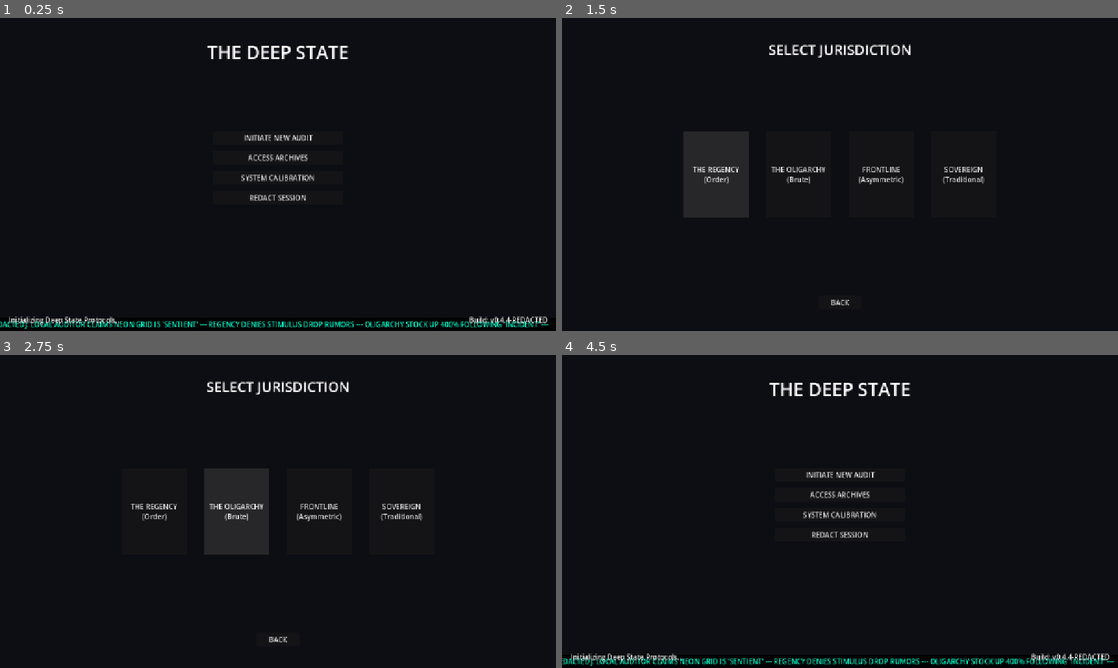
Above: before the commit, frames 1-4 (two rows, left to right).
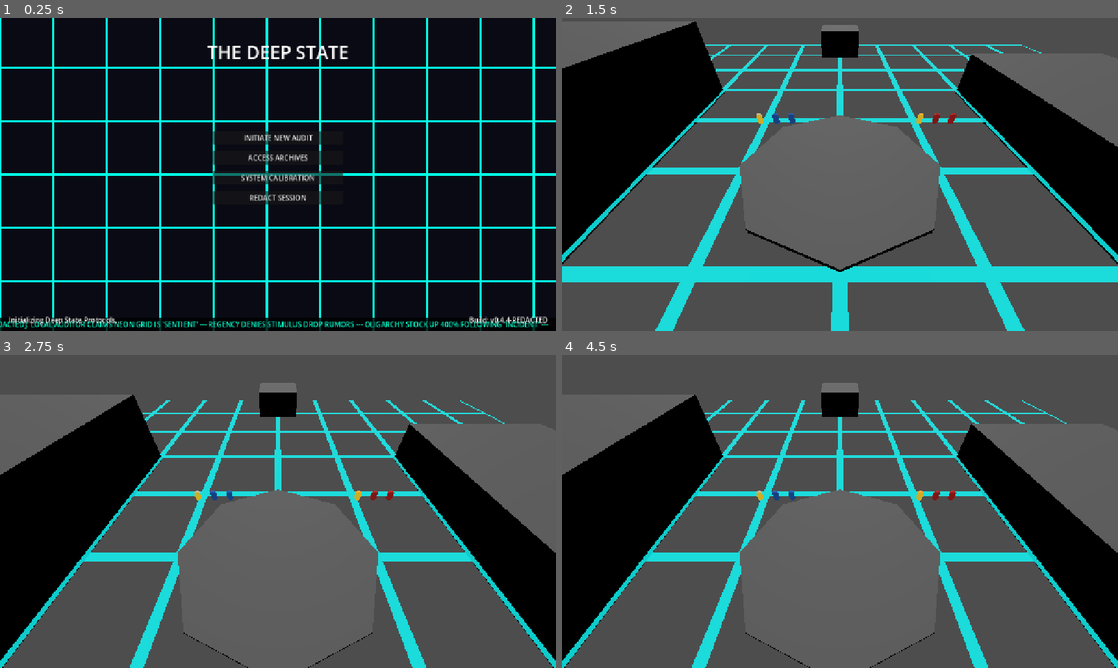
Above: after the commit, the same moments.

Repository: grantl12/rts
Game: Godot game, scene res://scenes/ui/main_menu.tscn
Same seed, same stepped clock (60 frames per second), same inputs: the game is played once before the commit and once after it.
Inputs (mouse positions are in pixels of both pictures, inside the frame that each line leads up to):
- Up to frame 1 (0.25 s): no input
- Up to frame 2 (1.5 s): click "INITIATE NEW AUDIT" at 0.5 s; click "THE REGENCY (Order)" at 1.25 s
- Up to frame 3 (2.75 s): click (239, 511) at 2 s, where only the run before the commit has a clickable "THE OLIGARCHY (Brute)"
- Up to frame 4 (4.5 s): click (878, 511) at 2.75 s, where only the run before the commit has a clickable "FRONTLINE (Asymmetric)"; click (962, 511) at 3.5 s, where only the run before the commit has a clickable "SOVEREIGN (Traditional)"; click (840, 639) at 4.25 s, where only the run before the commit has a clickable "BACK"

The runs differ from the first frame. In frame 1, 7.6% of the frame differs, in the area x 0-100%, y 0-100%; in frame 2, 80%; in frame 3, 81%; in frame 4, 81%.

Commit message:
feat: core gameplay loop — select, move, fight
Right-click movement now works (bypassed NavAgent, direct position math).
Input controller wired up with shift-select, attack orders, formation offsets.
Soul Leader system, suppression, faction visuals, and Supabase death upload all live.

Co-Authored-By: Claude Sonnet 4.6 <noreply@anthropic.com>

Diff:
--- /dev/null
+++ b/client/icon.svg
@@ -0,0 +1,7 @@
+<svg xmlns="http://www.w3.org/2000/svg" viewBox="0 0 128 128">
+  <rect width="128" height="128" fill="#0a0a12"/>
+  <rect x="16" y="16" width="96" height="96" fill="none" stroke="#00ffcc" stroke-width="2"/>
+  <text x="64" y="52" font-family="monospace" font-size="11" fill="#00ffcc" text-anchor="middle">THE</text>
+  <text x="64" y="68" font-family="monospace" font-size="11" fill="#00ffcc" text-anchor="middle">DEEP</text>
+  <text x="64" y="84" font-family="monospace" font-size="11" fill="#00ffcc" text-anchor="middle">STATE</text>
+</svg>
--- a/client/project.godot
+++ b/client/project.godot
@@ -1,11 +1,27 @@
+; Engine configuration file.
+; It's best edited using the editor UI and not directly,
+; since the parameters that go here are not all obvious.
+;
+; Format:
+;   [section] ; section goes between []
+;   param=value ; assign values to parameters
+
 config_version=5
+
+[animation]
+
+compatibility/default_parent_skeleton_in_mesh_instance_3d=true
 
 [application]
 
 config/name="THE DEEP STATE"
 run/main_scene="res://scenes/ui/main_menu.tscn"
-config/features=PackedStringArray("4.4", "Forward Plus")
+config/features=PackedStringArray("4.6", "Forward Plus")
 config/icon="res://icon.svg"
+
+[autoload]
+
+SupabaseManager="*res://scripts/managers/supabase_manager.gd"
 
 [display]
 
@@ -13,10 +29,6 @@
 window/size/viewport_height=720
 window/stretch/mode="canvas_items"
 
-[autoload]
-
-SupabaseManager="*res://scripts/managers/supabase_manager.gd"
-
 [dotnet]
 
 project/assembly_name="Red Tape & Renegades"
--- a/client/scenes/maps/the_quad.tscn
+++ b/client/scenes/maps/the_quad.tscn
@@ -24,12 +24,13 @@
 [node name="WorldEnvironment" type="WorldEnvironment" parent="."]
 
 [node name="DirectionalLight3D" type="DirectionalLight3D" parent="."]
-transform = Transform3D(1, 0, 0, 0, -0.707107, 0.707107, 0, -0.707107, -0.707107, 0, 0, 10, 0)
+transform = Transform3D(1, 0, 0, 0, -0.707107, 0.707107, 0, -0.707107, -0.707107, 0, 10, 0)
 light_energy = 0.5
 
 [node name="Ground" type="CSGBox3D" parent="."]
 use_collision = true
 size = Vector3(100, 1, 100)
+material = ExtResource("2_mat")
 
 [node name="CentralPlaza" type="CSGCylinder3D" parent="."]
 transform = Transform3D(1, 0, 0, 0, 1, 0, 0, 0, 1, 0, 1, 0)
--- a/client/scenes/units/unit_base.tscn
+++ b/client/scenes/units/unit_base.tscn
@@ -36,7 +36,7 @@
 
 [node name="StatusLabel" type="Label3D" parent="."]
 transform = Transform3D(1, 0, 0, 0, 1, 0, 0, 0, 1, 0, 2.2, 0)
-billboard = 3
+billboard = 1
 font_size = 8
 outline_size = 4
 text = ""
--- a/client/scripts/input_controller.gd
+++ b/client/scripts/input_controller.gd
@@ -9,14 +9,16 @@
 func _ready():
 	_camera = get_parent().get_node("RTSCamera/Camera3D")
 
-func _unhandled_input(event: InputEvent):
+func _input(event: InputEvent):
 	if not event is InputEventMouseButton or not event.pressed:
 		return
 	match event.button_index:
 		MOUSE_BUTTON_LEFT:
 			_handle_select(event.position, event.shift_pressed)
+			get_viewport().set_input_as_handled()
 		MOUSE_BUTTON_RIGHT:
 			_handle_order(event.position)
+			get_viewport().set_input_as_handled()
 
 func _handle_select(mouse_pos: Vector2, additive: bool):
 	var hit = _raycast(mouse_pos)
@@ -26,6 +28,7 @@
 		_select_unit(hit.collider)
 
 func _handle_order(mouse_pos: Vector2):
+	selected_units = selected_units.filter(func(u): return is_instance_valid(u))
 	if selected_units.is_empty():
 		return
 	var hit = _raycast(mouse_pos)
@@ -34,19 +37,18 @@
 
 	if hit.collider is Unit:
 		var target = hit.collider as Unit
-		# Only issue attack order against enemies
 		if target.data.faction != selected_units[0].data.faction:
 			for unit in selected_units:
 				unit.target_unit = target
 	else:
-		# Move order — spread units in a 3-wide formation
 		var dest = hit.position
 		for i in selected_units.size():
-			var col = i % 3
-			var row = i / 3
+			var col: int = i % 3
+			var row: int = i / 3
 			var offset = Vector3((col - 1) * 2.0, 0, row * 2.0)
 			selected_units[i].target_unit = null
 			selected_units[i].target_position = dest + offset
+			print("ORDER set target_position on unit ", i, ": ", dest + offset)
 
 func _select_unit(unit: Unit):
 	if unit not in selected_units:
--- a/client/scripts/managers/skirmish_manager.gd
+++ b/client/scripts/managers/skirmish_manager.gd
@@ -11,14 +11,14 @@
 
 func setup_skirmish():
 	# Spawn Regency Base (North)
-	spawn_base(Vector3(0, 0, -40), "Regency")
+	spawn_base(Vector3(0, 1, -40), "Regency")
 
 	# Spawn Oligarchy Base (South)
-	spawn_base(Vector3(0, 0, 40), "Oligarchy")
+	spawn_base(Vector3(0, 1, 40), "Oligarchy")
 
 	# Initial Squads
-	spawn_initial_squad(Vector3(-10, 0, -30), "Regency", "res://resources/units/park_ranger.tres")
-	spawn_initial_squad(Vector3(10, 0, 30), "Oligarchy", "res://resources/units/conscript.tres")
+	spawn_initial_squad(Vector3(-10, 1, -8), "Regency", "res://resources/units/park_ranger.tres")
+	spawn_initial_squad(Vector3(10, 1, -8), "Oligarchy", "res://resources/units/conscript.tres")
 
 func spawn_base(pos: Vector3, faction: String):
 	var base_scene = load("res://scenes/buildings/building_base.tscn")
@@ -26,10 +26,10 @@
 	base.building_name = faction + " HQ"
 	base.faction = faction
 	base.is_constructed = true
+	base.position = pos
 	get_tree().current_scene.add_child.call_deferred(base)
-	base.global_position = pos
 
-func spawn_initial_squad(pos: Vector3, faction: String, res_path: String):
+func spawn_initial_squad(pos: Vector3, _faction: String, res_path: String):
 	var unit_res = load(res_path)
 	for i in range(3):
 		var unit_scene = load("res://scenes/units/unit_base.tscn")
@@ -38,5 +38,5 @@
 		# Set the first unit as the Soul Leader
 		if i == 0: unit.is_soul_leader = true
 
+		unit.position = pos + Vector3(i * 2, 0, 0)
 		get_tree().current_scene.add_child.call_deferred(unit)
-		unit.global_position = pos + Vector3(i * 2, 0, 0)
--- a/client/scripts/managers/supabase_manager.gd
+++ b/client/scripts/managers/supabase_manager.gd
@@ -21,7 +21,7 @@
 	var body = JSON.stringify(hero_data)
 	http.request(url, headers, HTTPClient.METHOD_POST, body)
 
-func sync_global_conflict(theater_data: Dictionary):
+func sync_global_conflict(_theater_data: Dictionary):
 	print("SYNCHRONIZING GLOBAL CONFLICT...")
 	# Logic to update the global_conflict_stats table
 	pass
--- a/client/scripts/ui/main_menu.gd
+++ b/client/scripts/ui/main_menu.gd
@@ -1,14 +1,26 @@
 extends Control
 
 ## THE DEEP STATE: Executive Dashboard
-## The primary interface for initiating audits and accessing archives.
 
 @onready var status_label = $StatusMargin/StatusLabel
 @onready var version_label = $Footer/Version
+@onready var ticker = $TickerBackground/NewsTicker
+@onready var background = $Background
+@onready var header = $Header
+
+var _glitch_timer: float = 2.0
 
 func _ready():
 	version_label.text = "Build: v0.4.4-REDACTED"
+	_apply_grid_shader()
 	animate_boot_sequence()
+
+func _apply_grid_shader():
+	var shader = load("res://shaders/neon_grid_2d.gdshader")
+	if shader:
+		var mat = ShaderMaterial.new()
+		mat.shader = shader
+		background.material = mat
 
 func animate_boot_sequence():
 	status_label.text = "Initializing Deep State Protocols..."
@@ -17,30 +29,48 @@
 	await get_tree().create_timer(0.5).timeout
 	status_label.text = "Jurisdiction: ACTIVE"
 
-@onready var ticker = $TickerBackground/NewsTicker
-
 func _process(delta):
-	# Scrolling ticker effect
+	# Scrolling ticker
 	ticker.position.x -= 100 * delta
 	if ticker.position.x < -1500:
 		update_ticker_from_meta()
 		ticker.position.x = 1280
 
+	# Glitch effect on header
+	_glitch_timer -= delta
+	if _glitch_timer <= 0:
+		_glitch_timer = randf_range(3.0, 7.0)
+		_trigger_glitch()
+
+func _trigger_glitch():
+	var original_text = header.text
+	var glitch_chars = ["▓", "░", "█", "▒", "■"]
+
+	# Flash corrupt text
+	header.modulate = Color(0.0, 1.0, 0.8)
+	header.text = "T█E DE█P █TATE"
+	header.position.x = randf_range(-4, 4)
+	await get_tree().create_timer(0.06).timeout
+
+	header.text = "THE DEEP STATE"
+	header.position.x = randf_range(-2, 2)
+	await get_tree().create_timer(0.04).timeout
+
+	header.text = original_text
+	header.position.x = 0
+	header.modulate = Color(1, 1, 1)
+
 func update_ticker_from_meta():
-	# Placeholder for fetching latest Global Conflict headlines
 	pass
 
 func _on_new_audit_pressed():
-	print("SELECTING JURISDICTION...")
 	get_tree().change_scene_to_file("res://scenes/ui/faction_selection.tscn")
 
 func _on_access_archives_pressed():
-	print("ACCESSING ARCHIVES...")
-	# Logic for loading saves
+	pass
 
 func _on_calibration_pressed():
-	print("CALIBRATING SYSTEMS...")
-	# Settings menu
+	pass
 
 func _on_redact_session_pressed():
 	get_tree().quit()
--- a/client/scripts/units/unit.gd
+++ b/client/scripts/units/unit.gd
@@ -2,7 +2,6 @@
 class_name Unit
 
 ## THE DEEP STATE: Base Unit Node
-## Handles 3D movement, combat state, and FTL-style systems.
 
 @export var data: UnitResource
 @export var is_soul_leader: bool = false
@@ -19,7 +18,9 @@
 var current_supplies: float
 var attack_cooldown: float = 0.0
 var is_suppressed: bool = false
-var _base_modulate: Color = Color(1, 1, 1)
+
+var _body_material: StandardMaterial3D
+var _base_color: Color
 
 func _ready():
 	if data:
@@ -27,28 +28,77 @@
 		current_bureaucracy = data.max_bureaucracy
 		current_supplies = data.max_supplies
 		target_position = global_position
+		_build_visuals()
 
 		if data.unit_type == "Hero" or is_soul_leader:
 			is_soul_leader = true
 			soul_id = data.soul_id if data.soul_id != "" else str(get_instance_id())
 			apply_soul_visuals()
 
+func _build_visuals():
+	_base_color = _get_faction_color()
+
+	# Body capsule mesh — faction colored with soft emission
+	var body = MeshInstance3D.new()
+	var capsule = CapsuleMesh.new()
+	capsule.radius = 0.35
+	capsule.height = 1.4
+	_body_material = StandardMaterial3D.new()
+	_body_material.albedo_color = _base_color
+	_body_material.emission_enabled = true
+	_body_material.emission = _base_color * 0.5
+	body.mesh = capsule
+	body.material_override = _body_material
+	add_child(body)
+	body.position.y = 0.9
+
+	# Colored base ring (replaces the transparent shadow)
+	if has_node("Shadow"):
+		var ring_mat = StandardMaterial3D.new()
+		ring_mat.albedo_color = Color(_base_color.r, _base_color.g, _base_color.b, 0.7)
+		ring_mat.emission_enabled = true
+		ring_mat.emission = _base_color * 0.8
+		ring_mat.transparency = BaseMaterial3D.TRANSPARENCY_ALPHA
+		$Shadow.material = ring_mat
+
+	# Unit name label floating above
+	var name_label = Label3D.new()
+	name_label.text = data.unit_name
+	name_label.font_size = 6
+	name_label.outline_size = 3
+	name_label.billboard = BaseMaterial3D.BILLBOARD_ENABLED
+	name_label.modulate = _base_color
+	name_label.position = Vector3(0, 2.6, 0)
+	add_child(name_label)
+
+func _get_faction_color() -> Color:
+	match data.faction:
+		"Regency":  return Color(0.2, 0.5, 1.0)
+		"Oligarchy": return Color(1.0, 0.2, 0.2)
+		"Frontline": return Color(0.3, 1.0, 0.35)
+		"Sovereign": return Color(0.8, 0.3, 1.0)
+	return Color(0.6, 0.6, 0.6)
+
 func apply_soul_visuals():
-	_base_modulate = Color(1.5, 1.5, 1.5)
-	if has_node("Sprite3D"):
-		$Sprite3D.modulate = _base_modulate
+	if _body_material:
+		_body_material.emission = Color(1.0, 0.85, 0.2) * 0.8  # Gold soul glow
 
 func set_selected(value: bool):
 	is_selected = value
-	if has_node("Sprite3D"):
-		$Sprite3D.modulate = Color(0.4, 1.0, 0.6) if value else _base_modulate
+	if not _body_material:
+		return
+	if value:
+		_body_material.emission = Color(0.3, 1.0, 0.6) * 1.0
+	else:
+		_body_material.emission = _base_color * 0.5
+		if is_soul_leader:
+			apply_soul_visuals()
 
 func _physics_process(delta):
 	if attack_cooldown > 0:
 		attack_cooldown -= delta
 
-	# Suppression Recovery
-	if !is_suppressed and current_bureaucracy < data.max_bureaucracy:
+	if not is_suppressed and current_bureaucracy < data.max_bureaucracy:
 		current_bureaucracy += delta * 2.0
 
 	if target_unit and is_instance_valid(target_unit):
@@ -69,38 +119,28 @@
 func shoot():
 	if current_supplies <= 0 or is_suppressed:
 		return
-
 	attack_cooldown = 1.0 / data.attack_speed
 	current_supplies -= 1.0
-
 	target_unit.take_damage(data.damage * 0.5, "Bureaucracy")
-
 	if randf() <= data.accuracy:
 		target_unit.take_damage(data.damage, "Vitality")
 
-	print(data.unit_name + " Fired at " + target_unit.data.unit_name)
-
 func move_to_target(_delta):
-	navigation_agent.target_position = target_position
-	if navigation_agent.is_navigation_finished():
-		return
-	var next_pos = navigation_agent.get_next_path_position()
-	velocity = (next_pos - global_position).normalized() * 5.0
-	move_and_slide()
+	var dir = Vector3(target_position.x - global_position.x, 0, target_position.z - global_position.z)
+	if dir.length() > 0.1:
+		velocity = dir.normalized() * 5.0
+		move_and_slide()
 
 func take_damage(amount: float, type: String = "Vitality"):
 	var final_amount = amount
-
 	if type == "Vitality" and is_in_cover():
 		final_amount *= 0.5
-
 	if type == "Vitality":
 		current_vitality -= final_amount
 	elif type == "Bureaucracy":
 		current_bureaucracy -= final_amount
 		if current_bureaucracy < (data.max_bureaucracy * 0.3):
 			apply_suppression()
-
 	if current_vitality <= 0:
 		die()
 
@@ -108,24 +148,25 @@
 	return false
 
 func apply_suppression():
-	if is_suppressed: return
+	if is_suppressed:
+		return
 	is_suppressed = true
 	_status_label.text = "█ RED TAPE █"
 	_status_label.modulate = Color(1.0, 0.15, 0.15)
-	print(data.unit_name + " IS SUPPRESSED: Bureaucracy failure.")
+	if _body_material:
+		_body_material.albedo_color = Color(0.4, 0.4, 0.4)
 	await get_tree().create_timer(3.0).timeout
 	is_suppressed = false
 	_status_label.text = ""
+	if _body_material:
+		_body_material.albedo_color = _base_color
 
 func die():
 	if is_soul_leader:
-		print("CRITICAL LOSS: The Soul of the squad (", data.unit_name, ") has been REDACTED.")
 		var hero_data = {
 			"unit_type": data.unit_name,
 			"veterancy_rank": data.veterancy_rank,
 			"status": "REDACTED"
 		}
 		SupabaseManager.save_hero_to_cloud(hero_data)
-	else:
-		print(data.unit_name + " has been discarded.")
 	queue_free()
--- /dev/null
+++ b/client/shaders/neon_grid_2d.gdshader
@@ -0,0 +1,22 @@
+shader_type canvas_item;
+
+uniform vec3 grid_color : source_color = vec3(0.0, 1.0, 0.8);
+uniform float grid_size = 48.0;
+uniform float line_width = 1.2;
+uniform float glow_intensity = 1.2;
+uniform float scroll_speed = 12.0;
+
+void fragment() {
+	vec2 uv = FRAGCOORD.xy;
+	uv.y += TIME * scroll_speed;
+
+	vec2 grid_uv = mod(uv, grid_size);
+	float line_x = step(grid_size - line_width, grid_uv.x) + step(grid_uv.x, line_width);
+	float line_y = step(grid_size - line_width, grid_uv.y) + step(grid_uv.y, line_width);
+	float g = clamp(line_x + line_y, 0.0, 1.0);
+
+	float pulse = sin(TIME * 0.6) * 0.08 + 0.92;
+	vec3 col = grid_color * glow_intensity * pulse * g;
+
+	COLOR = vec4(mix(vec3(0.04, 0.04, 0.08), col, g), 1.0);
+}
Not shown: 1 places in client/scenes/maps/the_quad.tscn that only renumber resources
Not shown, added: client/scripts/buildings/audit_station.gd.uid
Not shown, added: client/scripts/buildings/building.gd.uid
Not shown, added: client/scripts/buildings/suburban_house.gd.uid
Not shown, added: client/scripts/camera_controller.gd.uid
Not shown, added: client/scripts/input_controller.gd.uid
Not shown, added: client/scripts/managers/ability_manager.gd.uid
Not shown, added: client/scripts/managers/archive_manager.gd.uid
Not shown, added: client/scripts/managers/global_conflict_manager.gd.uid
Not shown, added: client/scripts/managers/resource_manager.gd.uid
Not shown, added: client/scripts/managers/skirmish_manager.gd.uid
Not shown, added: client/scripts/managers/supabase_manager.gd.uid
(and 12 more such lines)
